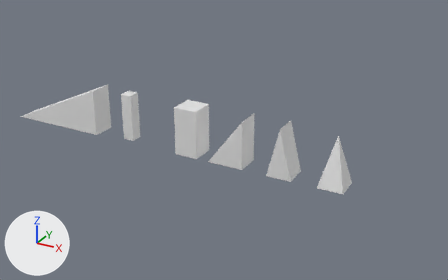
A saved change to the Blender file Assets/Models/Blocks.blend.
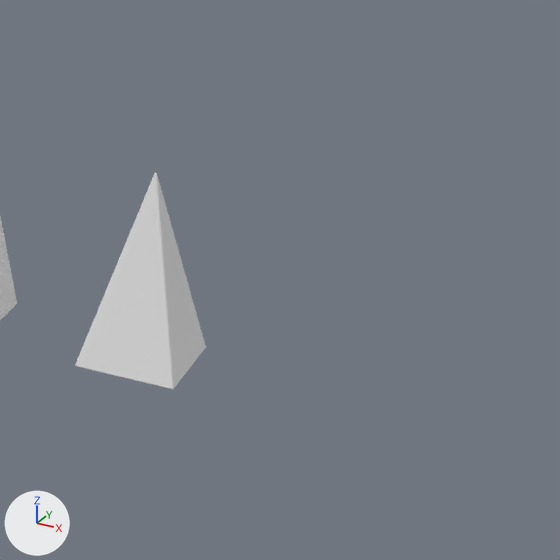
Each version appears first whole from a 50 mm lens placed at (12.1, -19.37, 9.53), pointed at (1.19, 0.46, -0.39), and next in a close-up on the part from 66% to 100% of the width and 32% to 86% of the height. Arrows for +X, +Y and +Z are at lower left; the lights stay in place.

Names of what the first close-up shows: 'Isosceles2x4', 'Pyramid2x4'.
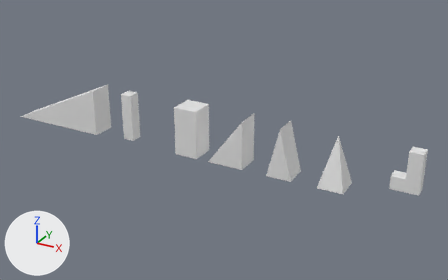
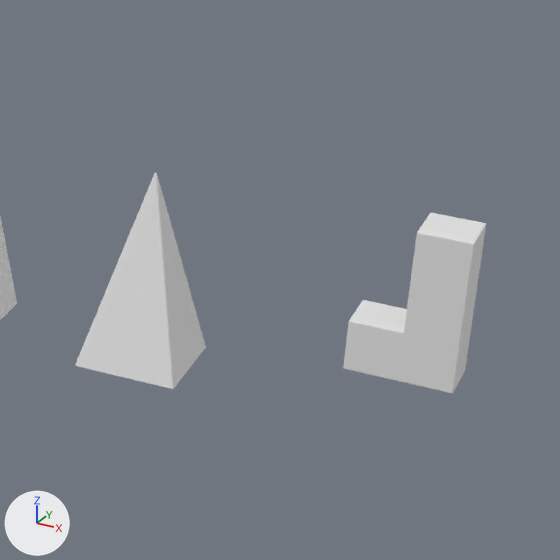
Location of each change, (x1, y1, x2, y2) in pixels of the close-ups (560 x 560 px):
```json
{"object": "LShape", "change": "added", "after": [343, 213, 486, 394]}
```

The change, as JSON lines over the scene's bpy script:
```json
{"op": "add", "block": "me_cube_007", "code": ["me_cube_007 = bpy.data.meshes.new('Cube.007')", "me_cube_007.from_pydata([(-0.12, -0.25, -0.62), (-0.12, -0.25, 0.88), (-0.12, 0.25, -0.62), (-0.12, 0.25, 0.88), (0.38, -0.25, -0.62), (0.38, -0.25, 0.88), (0.38, 0.25, -0.62), (0.38, 0.25, 0.88), (-0.12, -0.25, -0.12), (-0.12, 0.25, -0.12), (0.38, 0.25, -0.12), (0.38, -0.25, -0.12), (-0.63, 0.25, -0.62), (-0.63, -0.25, -0.62), (-0.63, 0.25, -0.12), (-0.63, -0.25, -0.12)], [], [(8, 1, 3, 9), (9, 3, 7, 10), (10, 7, 5, 11), (11, 5, 1, 8), (2, 6, 4, 0), (7, 3, 1, 5), (4, 11, 8, 0), (6, 10, 11, 4), (2, 9, 10, 6), (8, 9, 14, 15), (13, 15, 14, 12), (2, 0, 13, 12), (9, 2, 12, 14), (0, 8, 15, 13)])"]}
{"op": "add", "block": "ob_lshape", "code": ["ob_lshape = bpy.data.objects.new('LShape', me_cube_007)", "ob_lshape.location = (8.62, 0.0, 0.12)", "_m = ob_lshape.modifiers.new('Bevel', 'BEVEL')", "_m.width = 0.01", "_m.width_pct = 0.01", "_m.segments = 2", "_m.limit_method = 'NONE'"]}
```
